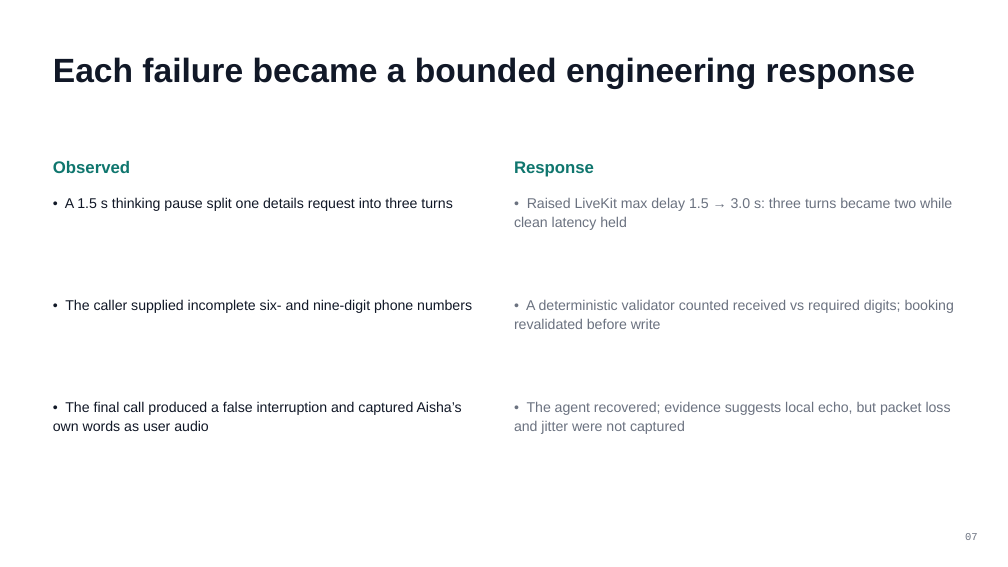
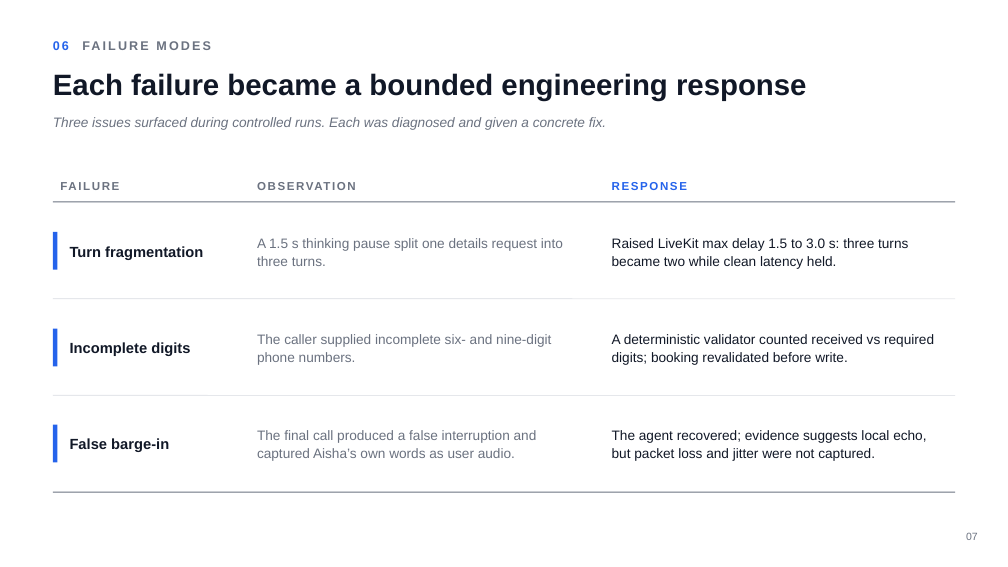
Before and after one commit to Akshita-Garg/voice-agent-eval, a slide deck: slide 7 of Smallest_Voice_Agent_Report.pptx. Drawn at 1008x567 pixels with LibreOffice and Linux fonts; fonts in the diff are those of the drawing. Boxes give left, top, right and bottom in pixels: in the first picture for what was removed or moved away, otherwise in the second. Text is boxed around its words. In the diff, an @@ line names an element or a change of style, - is before the commit and + after.

Commit message:
chore: finalize voice agent assignment

```diff
--- a/Smallest_Voice_Agent_Report.pptx
+++ b/Smallest_Voice_Agent_Report.pptx
@@ text added at (x1=53, y1=41, x2=69, y2=50), 12 pt, text #6B7280, bold @@
+06 FAILURE MODES
@@ text "Each failure became a bounded ..." moved from (x1=53, y1=57, x2=915, y2=89) to (x1=53, y1=73, x2=807, y2=101) @@
@@ text "Each failure became a bounded ..." at (x1=53, y1=73, x2=807, y2=101): size 32 to 28 pt; vertical alignment middle to top @@
@@ text added at (x1=131, y1=73, x2=219, y2=96), 11 pt, text #6B7280, bold @@
+FAILURE
@@ text added at (x1=53, y1=117, x2=606, y2=130), 13 pt, text #6B7280, italic @@
+Three issues surfaced during controlled runs. Each was diagnosed and given a concrete fix.
@@ text removed at (x1=53, y1=161, x2=130, y2=173) @@
-Observed
@@ text added at (x1=257, y1=175, x2=589, y2=197), 11 pt, text #6B7280, bold @@
+OBSERVATION
@@ line added from (53, 202) to (955, 202), #6B7280 1 pt @@
@@ text at (x1=612, y1=182, x2=687, y2=190): text changed; size 16 to 11 pt; text colour #0F766E to #2563EB @@
-Response
+RESPONSE
@@ rectangle added at (x1=53, y1=232, x2=57, y2=270), fill #2563EB @@
@@ vertical alignment top to middle in 6 elements at (x1=612, y1=430, x2=926, y2=461), (x1=612, y1=334, x2=934, y2=365), (x1=612, y1=238, x2=908, y2=269), (x1=257, y1=430, x2=537, y2=461), (x1=257, y1=334, x2=551, y2=365), (x1=257, y1=238, x2=563, y2=266) @@
@@ text at (x1=257, y1=238, x2=563, y2=266): text changed; size 13.5 to 13 pt; text colour #111827 to #6B7280 @@
-• A 1.5 s thinking pause split one details request into three turns
+A 1.5 s thinking pause split one details request into three turns.
@@ text at (x1=612, y1=238, x2=908, y2=269): text changed; size 13.5 to 13 pt; text colour #6B7280 to #111827 @@
-• Raised LiveKit max delay 1.5 → 3.0 s: three turns became two while clean latency held
+Raised LiveKit max delay 1.5 to 3.0 s: three turns became two while clean latency held.
@@ text added at (x1=70, y1=246, x2=203, y2=260), 14 pt, text #111827, bold @@
+Turn fragmentation
@@ line added from (53, 299) to (955, 299), #E5E7EB 0.75 pt @@
@@ rectangle added at (x1=53, y1=329, x2=57, y2=367), fill #2563EB @@
@@ text added at (x1=70, y1=342, x2=190, y2=356), 14 pt, text #111827, bold @@
+Incomplete digits
@@ text at (x1=257, y1=334, x2=551, y2=365): text changed; size 13.5 to 13 pt; text colour #111827 to #6B7280 @@
-• The caller supplied incomplete six- and nine-digit phone numbers
+The caller supplied incomplete six- and nine-digit phone numbers.
@@ text at (x1=612, y1=334, x2=934, y2=365): text changed; size 13.5 to 13 pt; text colour #6B7280 to #111827 @@
-• A deterministic validator counted received vs required digits; booking revalidated before write
+A deterministic validator counted received vs required digits; booking revalidated before write.
@@ line added from (53, 395) to (955, 395), #E5E7EB 0.75 pt @@
@@ rectangle added at (x1=53, y1=425, x2=57, y2=463), fill #2563EB @@
@@ text added at (x1=70, y1=438, x2=169, y2=452), 14 pt, text #111827, bold @@
+False barge-in
@@ text at (x1=257, y1=430, x2=537, y2=461): text changed; size 13.5 to 13 pt; text colour #111827 to #6B7280 @@
-• The final call produced a false interruption and captured Aisha’s own words as user audio
+The final call produced a false interruption and captured Aisha’s own words as user audio.
@@ text at (x1=612, y1=430, x2=926, y2=461): text changed; size 13.5 to 13 pt; text colour #6B7280 to #111827 @@
-• The agent recovered; evidence suggests local echo, but packet loss and jitter were not captured
+The agent recovered; evidence suggests local echo, but packet loss and jitter were not captured.
@@ line added from (53, 492) to (955, 492), #6B7280 1 pt @@
@@ text "07" at (x1=966, y1=533, x2=978, y2=540): font Courier New to Arial @@
```
Also in this commit, not shown: 8 other slides changed, 13 other files.
